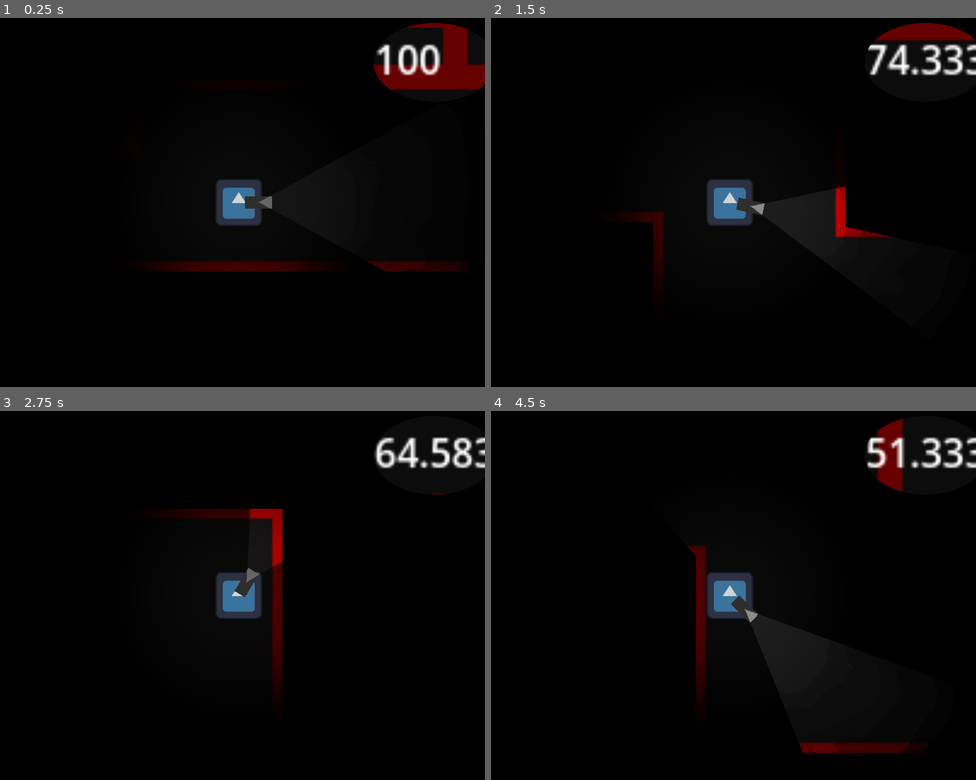
Above: before the commit, frames 1-4 (two rows, left to right).
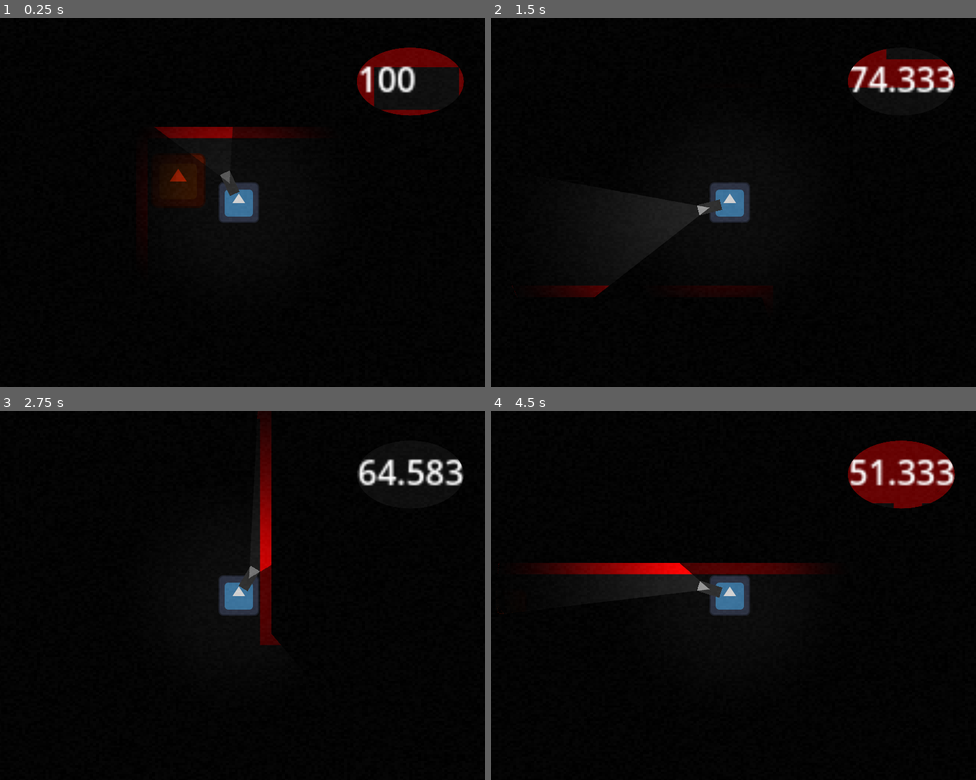
Above: after the commit, the same moments.

Repository: TomkoSK/maze-minigame
Game: Godot game, scene res://Scenes/Main.tscn
Two runs of this game, one before a commit and one after it. Both use one fixed random seed, a clock stepped at 60 frames per second and the inputs below. The engine's default icon, where the game draws it, is replaced by a stand-in: a white triangle on a blue panel in a dark square.
Inputs (mouse positions are in pixels of both pictures, inside the frame that each line leads up to):
- Up to frame 1 (0.25 s): no input
- Up to frame 2 (1.5 s): tap Enter at 0.5 s; move the mouse to (840, 184) at 0.52 s; hold D (right) 0.53-1.28 s; hold Shift (sprint) 0.53-1.28 s; click (840, 184) at 0.67 s; move the mouse to (631, 220) at 1.27 s; hold S (down) from 1.28 s (still down); tap Shift (sprint) at 1.35 s; click (631, 220) at 1.42 s
- Up to frame 3 (2.75 s): move the mouse to (286, 514) at 2.02 s; release S (down) at 2.03 s; hold D (right) from 2.03 s (still down); hold Shift (sprint) from 2.03 s (still down); click (286, 514) at 2.17 s
- Up to frame 4 (4.5 s): move the mouse to (704, 669) at 2.77 s; release D (right) at 2.78 s; release Shift (sprint) at 2.78 s; hold W (up) 2.78-3.53 s; tap Shift (sprint) at 2.85, 4.35 s; click (704, 669) at 2.92 s; move the mouse to (879, 650) at 3.52 s; hold Shift (sprint) 3.53-4.28 s; hold A (left) from 3.53 s (still down); click (879, 650) at 3.67 s; move the mouse to (583, 540) at 4.27 s; click (583, 540) at 4.42 s

The runs differ from the first frame. In frame 1, 7.0% of the frame differs, in the area x 29-100%, y 1-69%; in frame 2, 5.8%; in frame 3, 5.4%; in frame 4, 7.9%, in the area x 1-100%, y 2-94%.

Commit message:
added flashlight shake and grainy shader

Diff:
--- /dev/null
+++ b/GrainShader.tres
@@ -0,0 +1,3 @@
+[gd_resource type="Resource" format=3 uid="uid://cvm22edpkra66"]
+
+[resource]
--- a/Scenes/Main.tscn
+++ b/Scenes/Main.tscn
@@ -6,213 +6,202 @@
 [ext_resource type="Texture2D" uid="uid://50qtjxo1jvgh" path="res://tileset.png" id="4_45m5v"]
 [ext_resource type="Script" path="res://Scripts/MazeManager.gd" id="5_hr54a"]
 [ext_resource type="PackedScene" uid="uid://dayha74lfgw5e" path="res://Scenes/Monster.tscn" id="6_0d36j"]
+[ext_resource type="Shader" path="res://Test.gdshader" id="7_b6gjh"]
+[ext_resource type="Texture2D" uid="uid://ba2vdnscmq6cj" path="res://icon.svg" id="7_fwtb4"]
 
 [sub_resource type="NavigationPolygon" id="NavigationPolygon_r70hx"]
 source_geometry_group_name = &"navigation_polygon_source_group"
 
-[sub_resource type="OccluderPolygon2D" id="OccluderPolygon2D_gnlcd"]
-polygon = PackedVector2Array(-1, -20, 1, -20, 1, 20, -1, 20, -1, -2)
+[sub_resource type="OccluderPolygon2D" id="OccluderPolygon2D_fohnl"]
+polygon = PackedVector2Array(-4, -80, 4, -80, 4, 80, -4, 80)
 
 [sub_resource type="NavigationPolygon" id="NavigationPolygon_svpc5"]
 source_geometry_group_name = &"navigation_polygon_source_group"
 
-[sub_resource type="OccluderPolygon2D" id="OccluderPolygon2D_u771t"]
-polygon = PackedVector2Array(20, -1, 20, 1, -20, 1, -20, -1)
-
-[sub_resource type="OccluderPolygon2D" id="OccluderPolygon2D_j16hm"]
-
-[sub_resource type="OccluderPolygon2D" id="OccluderPolygon2D_5uvdx"]
-polygon = PackedVector2Array(-1, 20, 1, 20, 1, 1, 20, 1, 20, -1, 1, -1, 1, -20, -1, -20, -1, -1, -20, -1, -20, 1, -1, 1)
-
-[sub_resource type="OccluderPolygon2D" id="OccluderPolygon2D_33s0u"]
-polygon = PackedVector2Array(-1, 20, 1, 20, 1, 1, 20, 1, 20, -1, -1, -1)
-
-[sub_resource type="OccluderPolygon2D" id="OccluderPolygon2D_axyuf"]
-polygon = PackedVector2Array(20, 1, 20, -1, 1, -1, 1, -20, -1, -20, -1, 1)
-
-[sub_resource type="OccluderPolygon2D" id="OccluderPolygon2D_t2o5a"]
-polygon = PackedVector2Array(20, -1, 20, 1, -16, 1, -16, -1)
-
-[sub_resource type="OccluderPolygon2D" id="OccluderPolygon2D_fnome"]
-polygon = PackedVector2Array(1, 20, -1, 20, -1, 1, -20, 1, -20, -1, 1, -1)
-
-[sub_resource type="OccluderPolygon2D" id="OccluderPolygon2D_p3bin"]
-polygon = PackedVector2Array(1, -20, -1, -20, -1, -1, -20, -1, -20, 1, 1, 1)
-
-[sub_resource type="OccluderPolygon2D" id="OccluderPolygon2D_gai20"]
-polygon = PackedVector2Array(-20, -1, -20, 1, 16, 1, 16, -1)
-
-[sub_resource type="OccluderPolygon2D" id="OccluderPolygon2D_l7opo"]
-polygon = PackedVector2Array(-20, -1, 20, -1, 20, 1, 1, 1, 1, 20, -1, 20, -1, 1, -20, 1)
-
-[sub_resource type="OccluderPolygon2D" id="OccluderPolygon2D_c637b"]
-polygon = PackedVector2Array(1, 20, 1, -20, -1, -20, -1, -1, -20, -1, -20, 1, -1, 1, -1, 20)
-
-[sub_resource type="OccluderPolygon2D" id="OccluderPolygon2D_pca2n"]
-polygon = PackedVector2Array(1, -20, -1, -20, -1, 16, 1, 16)
-
-[sub_resource type="OccluderPolygon2D" id="OccluderPolygon2D_sg3yt"]
-polygon = PackedVector2Array(-20, 1, 20, 1, 20, -1, 1, -1, 1, -20, -1, -20, -1, -1, -20, -1)
-
-[sub_resource type="OccluderPolygon2D" id="OccluderPolygon2D_4agq5"]
-polygon = PackedVector2Array(-1, 20, -1, -20, 1, -20, 1, -1, 20, -1, 20, 1, 1, 1, 1, 20)
-
-[sub_resource type="OccluderPolygon2D" id="OccluderPolygon2D_pwtp4"]
-polygon = PackedVector2Array(1, -16, 1, 20, -1, 20, -1, -16)
+[sub_resource type="OccluderPolygon2D" id="OccluderPolygon2D_weg1e"]
+polygon = PackedVector2Array(80, -4, 80, 4, -80, 4, -80, -4)
+
+[sub_resource type="OccluderPolygon2D" id="OccluderPolygon2D_f4lxe"]
+polygon = PackedVector2Array(-80, -80, 80, -80, 80, 80, -80, 80)
+
+[sub_resource type="OccluderPolygon2D" id="OccluderPolygon2D_gvlju"]
+polygon = PackedVector2Array(-80, -4, -80, 4, -4, 4, -4, 80, 4, 80, 4, 4, 80, 4, 80, -4, 4, -4, 4, -80, -4, -80, -4, -4)
+
+[sub_resource type="OccluderPolygon2D" id="OccluderPolygon2D_3mlvc"]
+polygon = PackedVector2Array(80, -4, 80, 4, 4, 4, 4, 80, -4, 80, -4, -4)
+
+[sub_resource type="OccluderPolygon2D" id="OccluderPolygon2D_m12an"]
+polygon = PackedVector2Array(-4, -80, 4, -80, 4, -4, 80, -4, 80, 4, -4, 4)
+
+[sub_resource type="OccluderPolygon2D" id="OccluderPolygon2D_4efbc"]
+polygon = PackedVector2Array(80, -4, 80, 4, -64, 4, -64, -4)
+
+[sub_resource type="OccluderPolygon2D" id="OccluderPolygon2D_e5tnu"]
+polygon = PackedVector2Array(4, 80, -4, 80, -4, 4, -80, 4, -80, -4, 4, -4)
+
+[sub_resource type="OccluderPolygon2D" id="OccluderPolygon2D_8a2xu"]
+polygon = PackedVector2Array(-80, 4, -80, -4, -4, -4, -4, -80, 4, -80, 4, 4)
+
+[sub_resource type="OccluderPolygon2D" id="OccluderPolygon2D_dut07"]
+polygon = PackedVector2Array(-80, 4, -80, -4, 64, -4, 64, 4)
+
+[sub_resource type="OccluderPolygon2D" id="OccluderPolygon2D_dqhbv"]
+polygon = PackedVector2Array(80, -4, 80, 4, 4, 4, 4, 80, -4, 80, -4, 4, -80, 4, -80, -4)
+
+[sub_resource type="OccluderPolygon2D" id="OccluderPolygon2D_83imj"]
+polygon = PackedVector2Array(4, 80, -4, 80, -4, 4, -80, 4, -80, -4, -4, -4, -4, -80, 4, -80)
+
+[sub_resource type="OccluderPolygon2D" id="OccluderPolygon2D_41up0"]
+polygon = PackedVector2Array(-4, -80, 4, -80, 4, 64, -4, 64)
+
+[sub_resource type="OccluderPolygon2D" id="OccluderPolygon2D_tqtqc"]
+polygon = PackedVector2Array(-80, 4, -80, -4, -4, -4, -4, -80, 4, -80, 4, -4, 80, -4, 80, 4)
+
+[sub_resource type="OccluderPolygon2D" id="OccluderPolygon2D_k05vf"]
+polygon = PackedVector2Array(-4, -80, 4, -80, 4, -4, 80, -4, 80, 4, 4, 4, 4, 80, -4, 80)
+
+[sub_resource type="OccluderPolygon2D" id="OccluderPolygon2D_uiibv"]
+polygon = PackedVector2Array(4, 80, -4, 80, -4, -64, 4, -64)
 
 [sub_resource type="TileSetAtlasSource" id="TileSetAtlasSource_t4pw7"]
 texture = ExtResource("3_o24my")
-separation = Vector2i(1, 1)
-texture_region_size = Vector2i(40, 40)
+separation = Vector2i(4, 4)
+texture_region_size = Vector2i(160, 160)
 0:0/0 = 0
-0:0/0/occlusion_layer_0/polygon = SubResource("OccluderPolygon2D_gnlcd")
+0:0/0/occlusion_layer_0/polygon = SubResource("OccluderPolygon2D_fohnl")
 0:0/0/physics_layer_0/linear_velocity = Vector2(0, 0)
 0:0/0/physics_layer_0/angular_velocity = 0.0
-0:0/0/physics_layer_0/polygon_0/points = PackedVector2Array(-5, -20, 5, -20, 5, 20, -5, 20)
+0:0/0/physics_layer_0/polygon_0/points = PackedVector2Array(-20, -80, 20, -80, 20, 80, -20, 80)
 0:0/0/navigation_layer_0/polygon = SubResource("NavigationPolygon_r70hx")
 0:1/0 = 0
-0:1/0/occlusion_layer_0/polygon = SubResource("OccluderPolygon2D_u771t")
+0:1/0/occlusion_layer_0/polygon = SubResource("OccluderPolygon2D_weg1e")
 0:1/0/physics_layer_0/linear_velocity = Vector2(0, 0)
 0:1/0/physics_layer_0/angular_velocity = 0.0
-0:1/0/physics_layer_0/polygon_0/points = PackedVector2Array(20, -5, 20, 5, -20, 5, -20, -5)
+0:1/0/physics_layer_0/polygon_0/points = PackedVector2Array(-80, 20, -80, -20, 80, -20, 80, 20)
 0:1/0/navigation_layer_0/polygon = SubResource("NavigationPolygon_svpc5")
 1:1/0 = 0
-1:1/0/occlusion_layer_0/polygon = SubResource("OccluderPolygon2D_axyuf")
+1:1/0/occlusion_layer_0/polygon = SubResource("OccluderPolygon2D_m12an")
 1:1/0/physics_layer_0/linear_velocity = Vector2(0, 0)
 1:1/0/physics_layer_0/angular_velocity = 0.0
-1:1/0/physics_layer_0/polygon_0/points = PackedVector2Array(-5, -20, 5, -20, 5, 5, -5, 5)
-1:1/0/physics_layer_0/polygon_1/points = PackedVector2Array(20, -5, 5, -5, 5, 5, 20, 5)
+1:1/0/physics_layer_0/polygon_0/points = PackedVector2Array(20, -80, -20, -80, -20, 20, 80, 20, 80, -20, 20, -20)
 1:0/0 = 0
-1:0/0/occlusion_layer_0/polygon = SubResource("OccluderPolygon2D_33s0u")
+1:0/0/occlusion_layer_0/polygon = SubResource("OccluderPolygon2D_3mlvc")
 1:0/0/physics_layer_0/linear_velocity = Vector2(0, 0)
 1:0/0/physics_layer_0/angular_velocity = 0.0
-1:0/0/physics_layer_0/polygon_0/points = PackedVector2Array(20, -5, 20, 5, -5, 5, -5, -5)
-1:0/0/physics_layer_0/polygon_1/points = PackedVector2Array(5, 20, 5, 5, -5, 5, -5, 20)
+1:0/0/physics_layer_0/polygon_0/points = PackedVector2Array(80, 20, 80, -20, -20, -20, -20, 80, 20, 80, 20, 20)
 2:0/0 = 0
-2:0/0/occlusion_layer_0/polygon = SubResource("OccluderPolygon2D_fnome")
+2:0/0/occlusion_layer_0/polygon = SubResource("OccluderPolygon2D_e5tnu")
 2:0/0/physics_layer_0/linear_velocity = Vector2(0, 0)
 2:0/0/physics_layer_0/angular_velocity = 0.0
-2:0/0/physics_layer_0/polygon_0/points = PackedVector2Array(5, 20, -5, 20, -5, -5, 5, -5)
-2:0/0/physics_layer_0/polygon_1/points = PackedVector2Array(-20, 5, -5, 5, -5, -5, -20, -5)
+2:0/0/physics_layer_0/polygon_0/points = PackedVector2Array(-20, 80, 20, 80, 20, -20, -80, -20, -80, 20, -20, 20)
 2:1/0 = 0
-2:1/0/occlusion_layer_0/polygon = SubResource("OccluderPolygon2D_p3bin")
+2:1/0/occlusion_layer_0/polygon = SubResource("OccluderPolygon2D_8a2xu")
 2:1/0/physics_layer_0/linear_velocity = Vector2(0, 0)
 2:1/0/physics_layer_0/angular_velocity = 0.0
-2:1/0/physics_layer_0/polygon_0/points = PackedVector2Array(-20, 5, -20, -5, 5, -5, 5, 5)
-2:1/0/physics_layer_0/polygon_1/points = PackedVector2Array(-5, -20, -5, -5, 5, -5, 5, -20)
+2:1/0/physics_layer_0/polygon_0/points = PackedVector2Array(-80, -20, -80, 20, 20, 20, 20, -80, -20, -80, -20, -20)
 3:1/0 = 0
-3:1/0/occlusion_layer_0/polygon = SubResource("OccluderPolygon2D_c637b")
+3:1/0/occlusion_layer_0/polygon = SubResource("OccluderPolygon2D_83imj")
 3:1/0/physics_layer_0/linear_velocity = Vector2(0, 0)
 3:1/0/physics_layer_0/angular_velocity = 0.0
-3:1/0/physics_layer_0/polygon_0/points = PackedVector2Array(-20, 5, -20, -5, 5, -5, 5, 5)
-3:1/0/physics_layer_0/polygon_1/points = PackedVector2Array(-5, -20, -5, -5, 5, -5, 5, -20)
-3:1/0/physics_layer_0/polygon_2/points = PackedVector2Array(-5, 5, 5, 5, 5, 20, -5, 20)
+3:1/0/physics_layer_0/polygon_0/points = PackedVector2Array(-20, -80, -20, -20, -80, -20, -80, 20, -20, 20, -20, 80, 20, 80, 20, -80)
 3:0/0 = 0
-3:0/0/occlusion_layer_0/polygon = SubResource("OccluderPolygon2D_l7opo")
+3:0/0/occlusion_layer_0/polygon = SubResource("OccluderPolygon2D_dqhbv")
 3:0/0/physics_layer_0/linear_velocity = Vector2(0, 0)
 3:0/0/physics_layer_0/angular_velocity = 0.0
-3:0/0/physics_layer_0/polygon_0/points = PackedVector2Array(5, 20, -5, 20, -5, -5, 5, -5)
-3:0/0/physics_layer_0/polygon_1/points = PackedVector2Array(-20, 5, -5, 5, -5, -5, -20, -5)
-3:0/0/physics_layer_0/polygon_2/points = PackedVector2Array(5, 5, 5, -5, 20, -5, 20, 5)
+3:0/0/physics_layer_0/polygon_0/points = PackedVector2Array(-80, 20, -20, 20, -20, 80, 20, 80, 20, 20, 80, 20, 80, -20, -80, -20)
 4:0/0 = 0
-4:0/0/occlusion_layer_0/polygon = SubResource("OccluderPolygon2D_sg3yt")
+4:0/0/occlusion_layer_0/polygon = SubResource("OccluderPolygon2D_tqtqc")
 4:0/0/physics_layer_0/linear_velocity = Vector2(0, 0)
 4:0/0/physics_layer_0/angular_velocity = 0.0
-4:0/0/physics_layer_0/polygon_0/points = PackedVector2Array(-5, -20, 5, -20, 5, 5, -5, 5)
-4:0/0/physics_layer_0/polygon_1/points = PackedVector2Array(20, -5, 5, -5, 5, 5, 20, 5)
-4:0/0/physics_layer_0/polygon_2/points = PackedVector2Array(-5, -5, -5, 5, -20, 5, -20, -5)
+4:0/0/physics_layer_0/polygon_0/points = PackedVector2Array(80, -20, 20, -20, 20, -80, -20, -80, -20, -20, -80, -20, -80, 20, 80, 20)
 4:1/0 = 0
-4:1/0/occlusion_layer_0/polygon = SubResource("OccluderPolygon2D_4agq5")
+4:1/0/occlusion_layer_0/polygon = SubResource("OccluderPolygon2D_k05vf")
 4:1/0/physics_layer_0/linear_velocity = Vector2(0, 0)
 4:1/0/physics_layer_0/angular_velocity = 0.0
-4:1/0/physics_layer_0/polygon_0/points = PackedVector2Array(20, -5, 20, 5, -5, 5, -5, -5)
-4:1/0/physics_layer_0/polygon_1/points = PackedVector2Array(5, 20, 5, 5, -5, 5, -5, 20)
-4:1/0/physics_layer_0/polygon_2/points = PackedVector2Array(5, -5, -5, -5, -5, -20, 5, -20)
+4:1/0/physics_layer_0/polygon_0/points = PackedVector2Array(20, 80, 20, 20, 80, 20, 80, -20, 20, -20, 20, -80, -20, -80, -20, 80)
 0:2/0 = 0
-0:2/0/occlusion_layer_0/polygon = SubResource("OccluderPolygon2D_j16hm")
+0:2/0/occlusion_layer_0/polygon = SubResource("OccluderPolygon2D_f4lxe")
 0:2/0/physics_layer_0/linear_velocity = Vector2(0, 0)
 0:2/0/physics_layer_0/angular_velocity = 0.0
-0:2/0/physics_layer_0/polygon_0/points = PackedVector2Array(-20, -20, 20, -20, 20, 20, -20, 20)
+0:2/0/physics_layer_0/polygon_0/points = PackedVector2Array(-80, -80, 80, -80, 80, 80, -80, 80)
 1:2/0 = 0
-1:2/0/occlusion_layer_0/polygon = SubResource("OccluderPolygon2D_t2o5a")
+1:2/0/occlusion_layer_0/polygon = SubResource("OccluderPolygon2D_4efbc")
 1:2/0/physics_layer_0/linear_velocity = Vector2(0, 0)
 1:2/0/physics_layer_0/angular_velocity = 0.0
-1:2/0/physics_layer_0/polygon_0/points = PackedVector2Array(-20, -5, 20, -5, 20, 5, -20, 5)
+1:2/0/physics_layer_0/polygon_0/points = PackedVector2Array(80, -20, 80, 20, -80, 20, -80, -20)
 2:2/0 = 0
-2:2/0/occlusion_layer_0/polygon = SubResource("OccluderPolygon2D_gai20")
+2:2/0/occlusion_layer_0/polygon = SubResource("OccluderPolygon2D_dut07")
 2:2/0/physics_layer_0/linear_velocity = Vector2(0, 0)
 2:2/0/physics_layer_0/angular_velocity = 0.0
-2:2/0/physics_layer_0/polygon_0/points = PackedVector2Array(-20, -5, 20, -5, 20, 5, -20, 5)
+2:2/0/physics_layer_0/polygon_0/points = PackedVector2Array(80, -20, 80, 20, -80, 20, -80, -20)
 3:2/0 = 0
-3:2/0/occlusion_layer_0/polygon = SubResource("OccluderPolygon2D_pca2n")
+3:2/0/occlusion_layer_0/polygon = SubResource("OccluderPolygon2D_41up0")
 3:2/0/physics_layer_0/linear_velocity = Vector2(0, 0)
 3:2/0/physics_layer_0/angular_velocity = 0.0
-3:2/0/physics_layer_0/polygon_0/points = PackedVector2Array(5, -20, 5, 20, -5, 20, -5, -20)
+3:2/0/physics_layer_0/polygon_0/points = PackedVector2Array(20, 80, -20, 80, -20, -80, 20, -80)
 4:2/0 = 0
-4:2/0/occlusion_layer_0/polygon = SubResource("OccluderPolygon2D_pwtp4")
+4:2/0/occlusion_layer_0/polygon = SubResource("OccluderPolygon2D_uiibv")
 4:2/0/physics_layer_0/linear_velocity = Vector2(0, 0)
 4:2/0/physics_layer_0/angular_velocity = 0.0
-4:2/0/physics_layer_0/polygon_0/points = PackedVector2Array(5, -20, 5, 20, -5, 20, -5, -20)
+4:2/0/physics_layer_0/polygon_0/points = PackedVector2Array(20, 80, -20, 80, -20, -80, 20, -80)
 0:3/0 = 0
-0:3/0/occlusion_layer_0/polygon = SubResource("OccluderPolygon2D_5uvdx")
+0:3/0/occlusion_layer_0/polygon = SubResource("OccluderPolygon2D_gvlju")
 0:3/0/physics_layer_0/linear_velocity = Vector2(0, 0)
 0:3/0/physics_layer_0/angular_velocity = 0.0
-0:3/0/physics_layer_0/polygon_0/points = PackedVector2Array(-20, -5, -5, -5, -5, -20, 5, -20, 5, -5, 20, -5, 20, 5, 5, 5, 5, 20, -5, 20, -5, 5, -20, 5)
-
-[sub_resource type="NavigationPolygon" id="NavigationPolygon_3ebut"]
-vertices = PackedVector2Array(20, 20, -20, 20, -20, -20, 20, -20)
+0:3/0/physics_layer_0/polygon_0/points = PackedVector2Array(20, -80, 20, -20, 80, -20, 80, 20, 20, 20, 20, 80, -20, 80, -20, 20, -80, 20, -80, -20, -20, -20, -20, -80)
+
+[sub_resource type="NavigationPolygon" id="NavigationPolygon_2nc4h"]
+vertices = PackedVector2Array(80, 80, -80, 80, -80, -80, 80, -80)
 polygons = Array[PackedInt32Array]([PackedInt32Array(0, 1, 2, 3)])
-outlines = Array[PackedVector2Array]([PackedVector2Array(-20, -20, 20, -20, 20, 20, -20, 20)])
+outlines = Array[PackedVector2Array]([PackedVector2Array(-80, -80, 80, -80, 80, 80, -80, 80)])
 source_geometry_group_name = &"navigation_polygon_source_group"
 agent_radius = 0.0
 
-[sub_resource type="OccluderPolygon2D" id="OccluderPolygon2D_b2cl0"]
-
-[sub_resource type="NavigationPolygon" id="NavigationPolygon_ow1cx"]
-vertices = PackedVector2Array(20, 20, -20, 20, -20, -20, 20, -20)
+[sub_resource type="NavigationPolygon" id="NavigationPolygon_s4tvi"]
+vertices = PackedVector2Array(80, 80, -80, 80, -80, -80, 80, -80)
 polygons = Array[PackedInt32Array]([PackedInt32Array(0, 1, 2, 3)])
-outlines = Array[PackedVector2Array]([PackedVector2Array(-20, -20, 20, -20, 20, 20, -20, 20)])
+outlines = Array[PackedVector2Array]([PackedVector2Array(-80, -80, 80, -80, 80, 80, -80, 80)])
 source_geometry_group_name = &"navigation_polygon_source_group"
 agent_radius = 0.0
 
 [sub_resource type="TileSetAtlasSource" id="TileSetAtlasSource_ohspt"]
 texture = ExtResource("4_45m5v")
-texture_region_size = Vector2i(40, 40)
+texture_region_size = Vector2i(160, 160)
 0:0/0 = 0
-0:0/0/occlusion_layer_1/polygon = SubResource("OccluderPolygon2D_b2cl0")
 0:0/0/physics_layer_0/linear_velocity = Vector2(0, 0)
 0:0/0/physics_layer_0/angular_velocity = 0.0
-0:0/0/navigation_layer_0/polygon = SubResource("NavigationPolygon_3ebut")
+0:0/0/navigation_layer_0/polygon = SubResource("NavigationPolygon_2nc4h")
 1:0/0 = 0
 1:0/0/physics_layer_0/linear_velocity = Vector2(0, 0)
 1:0/0/physics_layer_0/angular_velocity = 0.0
 2:0/0 = 0
 2:0/0/physics_layer_0/linear_velocity = Vector2(0, 0)
 2:0/0/physics_layer_0/angular_velocity = 0.0
-2:0/0/physics_layer_0/polygon_0/points = PackedVector2Array(-20, -20, 20, -20, 20, 20, -20, 20)
 1:1/0 = 0
 1:1/0/physics_layer_0/linear_velocity = Vector2(0, 0)
 1:1/0/physics_layer_0/angular_velocity = 0.0
-1:1/0/navigation_layer_0/polygon = SubResource("NavigationPolygon_ow1cx")
+1:1/0/navigation_layer_0/polygon = SubResource("NavigationPolygon_s4tvi")
 0:1/0 = 0
 0:1/0/physics_layer_0/linear_velocity = Vector2(0, 0)
 0:1/0/physics_layer_0/angular_velocity = 0.0
 
 [sub_resource type="TileSet" id="TileSet_o2uf7"]
-tile_size = Vector2i(40, 40)
+tile_size = Vector2i(160, 160)
 occlusion_layer_0/light_mask = 1
-occlusion_layer_1/light_mask = 2
 physics_layer_0/collision_layer = 1
 navigation_layer_0/layers = 1
 sources/1 = SubResource("TileSetAtlasSource_ohspt")
 sources/0 = SubResource("TileSetAtlasSource_t4pw7")
 
+[sub_resource type="ShaderMaterial" id="ShaderMaterial_ug2ql"]
+shader = ExtResource("7_b6gjh")
+shader_parameter/change_frequency = 0.25
+shader_parameter/grain_size = 0.006
+
 [node name="Main" type="Node2D"]
 
 [node name="Player" parent="." instance=ExtResource("1_ag412")]
 position = Vector2(52, 31)
-scale = Vector2(0.984127, 1)
-motion_mode = 1
 
 [node name="BgSprite" type="Sprite2D" parent="."]
 visible = false
@@ -232,6 +221,15 @@
 
 [node name="Monster" parent="." node_paths=PackedStringArray("target") instance=ExtResource("6_0d36j")]
 target = NodePath("../Player")
-WANDER_SPEED = 25.0
-RUN_SPEED = 100.0
+WANDER_SPEED = 100.0
+RUN_SPEED = 400.0
 BLIND_CHASE_DURATION = 8.0
+
+[node name="CanvasLayer" type="CanvasLayer" parent="."]
+layer = 15
+
+[node name="Sprite2D" type="Sprite2D" parent="CanvasLayer"]
+material = SubResource("ShaderMaterial_ug2ql")
+position = Vector2(400, 300)
+scale = Vector2(6.25, 4.6875)
+texture = ExtResource("7_fwtb4")
--- a/Scenes/Monster.tscn
+++ b/Scenes/Monster.tscn
@@ -7,6 +7,7 @@
 size = Vector2(26, 26)
 
 [node name="Monster" type="CharacterBody2D"]
+scale = Vector2(3, 3)
 script = ExtResource("1_ucpxo")
 
 [node name="CollisionShape2D" type="CollisionShape2D" parent="."]
--- a/Scenes/Player.tscn
+++ b/Scenes/Player.tscn
@@ -12,7 +12,11 @@
 
 [node name="Player" type="CharacterBody2D"]
 z_index = 1
+scale = Vector2(3, 3)
+motion_mode = 1
 script = ExtResource("1_pb76f")
+SPEED = 270
+SPRINT_SPEED = 600
 
 [node name="CollisionShape2D" type="CollisionShape2D" parent="."]
 shape = SubResource("RectangleShape2D_7jywd")
@@ -32,7 +36,7 @@
 texture_scale = 0.2
 
 [node name="Camera2D" type="Camera2D" parent="."]
-zoom = Vector2(4, 4)
+zoom = Vector2(1.15, 1.15)
 
 [node name="PlayerLight" type="PointLight2D" parent="."]
 position = Vector2(3.8147e-06, 0)
--- /dev/null
+++ b/Scenes/Test.tscn
@@ -0,0 +1,17 @@
+[gd_scene load_steps=4 format=3 uid="uid://cv6j4q1fot64o"]
+
+[ext_resource type="Shader" path="res://Test.gdshader" id="1_0xytb"]
+[ext_resource type="Texture2D" uid="uid://ba2vdnscmq6cj" path="res://icon.svg" id="1_q1kj7"]
+
+[sub_resource type="ShaderMaterial" id="ShaderMaterial_tdspb"]
+shader = ExtResource("1_0xytb")
+shader_parameter/change_frequency = 0.25
+shader_parameter/grain_size = 0.01
+
+[node name="Test" type="Node2D"]
+
+[node name="Sprite2D" type="Sprite2D" parent="."]
+material = SubResource("ShaderMaterial_tdspb")
+position = Vector2(395.5, 278.5)
+scale = Vector2(2.92969, 2.50781)
+texture = ExtResource("1_q1kj7")
--- a/Scripts/Flashlight.gd
+++ b/Scripts/Flashlight.gd
@@ -3,16 +3,18 @@
 var player : Node2D
 var shakeIntensity = 3
 var shakeFrequency = 0.007
+var offsetGlobal = Vector2.ZERO
 
 func _ready():
 	player = get_parent()
 
 
 func _process(delta):
-	if(player.sprinting):
+	print(player.velocity)
+	if(player.sprinting and player.sprint > 0):
 		shakeIntensity = 1.9
 		shakeFrequency = 0.0085
-	elif(player.velocity != Vector2.ZERO):
+	elif(player.velocity != Vector2.ZERO):#TODO: When player goes against wall, flashlight still shakes. Pls fix
 		shakeIntensity = 1.2
 		shakeFrequency = 0.005
 	else:
@@ -22,21 +24,27 @@
 	var cursorPos = get_global_mouse_position()#All of this is supposed to gradually move the flashlight to the player's cursor, its not working :3
 	var desiredDirection = player.position.direction_to(cursorPos)
 	var desiredAngle = rad_to_deg(desiredDirection.angle())
-	var currentDirection = player.position.direction_to(global_position)
+	var currentDirection = player.position.direction_to(global_position-offsetGlobal)
 	var currentAngle = rad_to_deg(currentDirection.angle())
 	var changedAngle
-	if(abs(currentAngle-desiredAngle) >= 180):
-		changedAngle = move_toward(currentAngle, desiredAngle, -120*delta)
+	var changeSpeed
+	if(abs(currentAngle-desiredAngle) > 180):#If the distance between desired and current is over 180 degrees, it means the
+	#line where 180 and -180 must have been crossed, so the speed is subtracted from 360 to account for that
+		changeSpeed = (360-abs(currentAngle-desiredAngle))*15
 	else:
-		changedAngle = move_toward(currentAngle, desiredAngle, 120*delta)
+		changeSpeed = abs(currentAngle-desiredAngle)*15
+
+	if(abs(currentAngle-desiredAngle) > 180):
+		changedAngle = move_toward(currentAngle, desiredAngle, -changeSpeed*delta)
+	else:
+		changedAngle = move_toward(currentAngle, desiredAngle, changeSpeed*delta)
 
 	rotation = deg_to_rad(changedAngle)
-	global_position = player.position + Vector2.RIGHT.rotated(deg_to_rad(changedAngle))*8
-
+	global_position = player.position + Vector2.RIGHT.rotated(deg_to_rad(changedAngle))*30
 
 	var xShakeModifier = player.position.direction_to(cursorPos).x*shakeIntensity
 	var yShakeModifier = player.position.direction_to(cursorPos).y*shakeIntensity
-	var offsetGlobal = Vector2(sin(float(Time.get_ticks_msec())*shakeFrequency)*xShakeModifier, sin(float(Time.get_ticks_msec())*shakeFrequency)*yShakeModifier)
+	offsetGlobal = Vector2(sin(float(Time.get_ticks_msec())*shakeFrequency)*xShakeModifier, sin(float(Time.get_ticks_msec())*shakeFrequency)*yShakeModifier)
 	global_position += offsetGlobal
 
 func _input(event):
@@ -45,9 +53,9 @@
 			var tween = create_tween()
 			tween.tween_property($Light, "scale", Vector2(1, 0.5), 0.2)
 			tween = create_tween()
-			tween.tween_property($Light, "energy", 3, 0.2)
+			tween.tween_property($Light, "energy", 4, 0.2)
 		if(event.button_index == 1 and !event.is_pressed()):
 			var tween = create_tween()
 			tween.tween_property($Light, "scale", Vector2(1, 1), 0.2)
 			tween = create_tween()
-			tween.tween_property($Light, "energy", 1, 0.2)
+			tween.tween_property($Light, "energy", 1.6, 0.2)
--- /dev/null
+++ b/Test.gdshader
@@ -0,0 +1,32 @@
+shader_type canvas_item;
+
+uniform float change_frequency = 0.25;
+uniform float grain_size = 0.006;
+
+float random (vec2 uv) {
+	float time = 0.0;
+	while(time < TIME){
+		time += max(change_frequency, 0.02);
+	}
+    return fract(sin(dot(uv.xy,
+        vec2(12.9898*time,78.233*time))) * 43758.5453123*time);
+}
+
+void fragment() {
+	COLOR = vec4(1, 1, 1, 0.025);
+	vec2 uv = vec2(0, 0);
+	while(uv.x < UV.x){
+		uv.x += max(0.00002, grain_size);
+	}
+	while(uv.y < UV.y){
+		uv.y += max(0.00002, grain_size);
+	}
+	COLOR.b -= random(uv);
+	COLOR.r -= random(uv);
+	COLOR.g -= random(uv);
+}
+
+//void light() {
+	// Called for every pixel for every light affecting the CanvasItem.
+	// Uncomment to replace the default light processing function with this one.
+//}
Not shown: 1 places in Scenes/Main.tscn that only renumber resources
Binary file changed: cone.png
Binary file changed: tileset.png
Binary file changed: walls.png
Binary file removed: wallstransparent.png
Not shown, removed: wallstransparent.png.import
Not shown, added: cone.png~
Not shown, changed: tileset.png~
Not shown, changed: walls.png~
